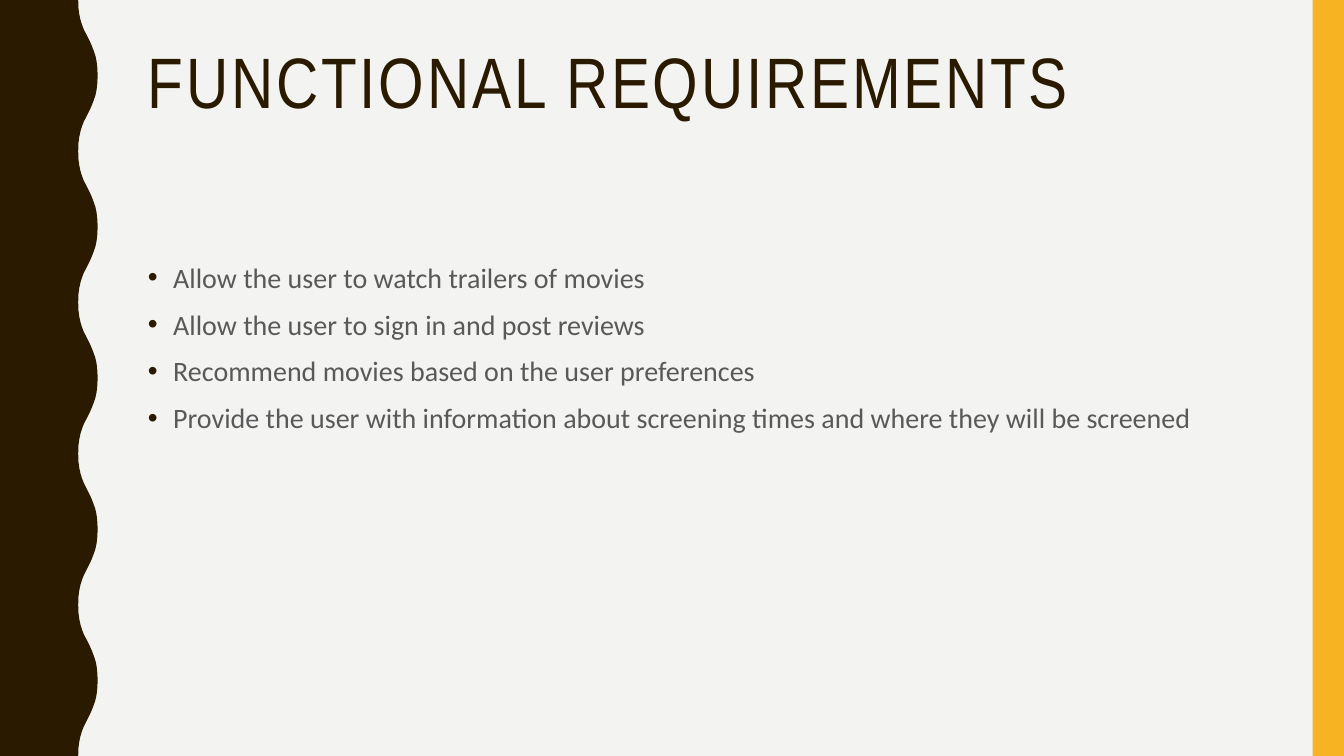
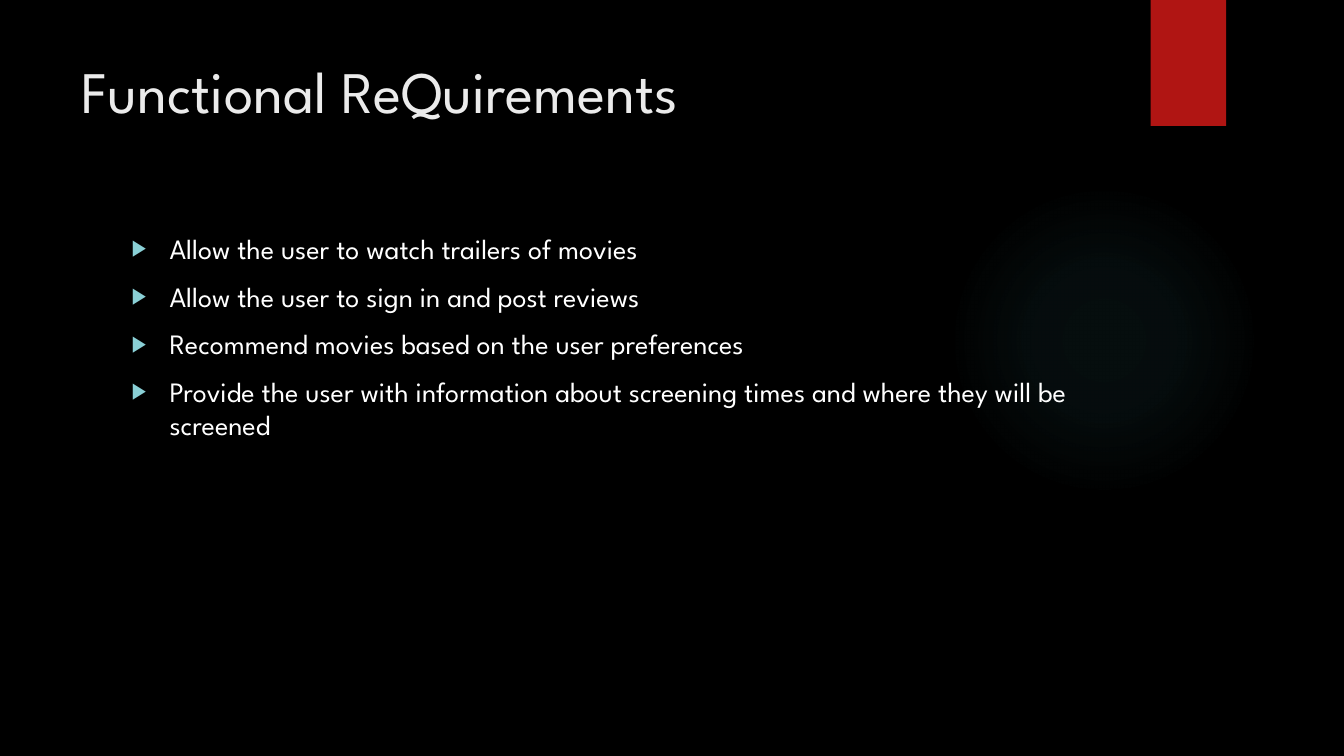
Before and after one commit to alpacamusical/Project-ENSE-374, a slide deck: slide 5 of Milestone 1.pptx. Drawn at 1344x756 pixels with LibreOffice and Linux fonts; fonts in the diff are those of the drawing; background and template pictures are left out. Boxes give left, top, right and bottom in pixels: in the first picture for what was removed or moved away, otherwise in the second. Text is boxed around its words. In the diff, an @@ line names an element or a change of style, - is before the commit and + after.

```diff
--- a/Milestone 1.pptx
+++ b/Milestone 1.pptx
@@ background #F3F3F2 to picture (left out) @@
@@ freeform shape removed at (0, 0, 98, 756) @@
@@ rectangle added at (1150, 0, 1226, 126), fill #B01513 @@
@@ rectangle removed at (1313, 0, 1344, 756) @@
@@ title at (81, 72, 678, 120): text changed; size 51 to 42 pt; font Arial Narrow to League Spartan; text colour #2A1A00 to #EBEBEB @@
-FUNCTIONAL REQUIREMENTS
+Functional ReQuirements
@@ ellipse added at (949, 185, 1259, 495), fill gradient #50B9C1 @@
@@ text "Allow the user to watch ...": place and size @@
-text "Allow the user to watch ..." at (173, 268, 1191, 433)
+text "Allow the user to watch ..." at (170, 239, 1066, 436)
@@ text "Allow the user to watch ..." at (170, 239, 1066, 436): font Calibri to League Spartan, text colour #595959 to #FFFFFF; bullet • to ▶; line spacing 1.1 to 1; more space between paragraphs; bullet colour #2A1A00 to #8AD0D6 @@
```
Also in this commit, not shown: 7 other slides changed.
